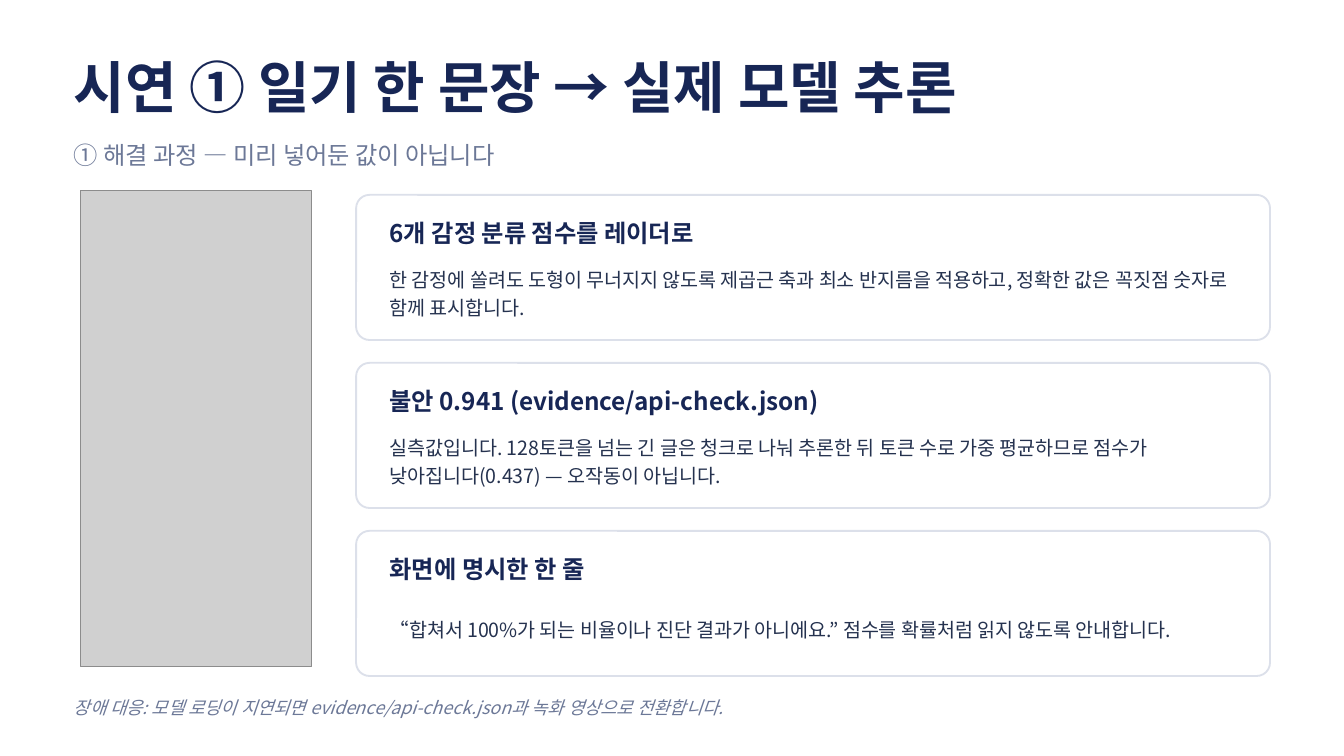
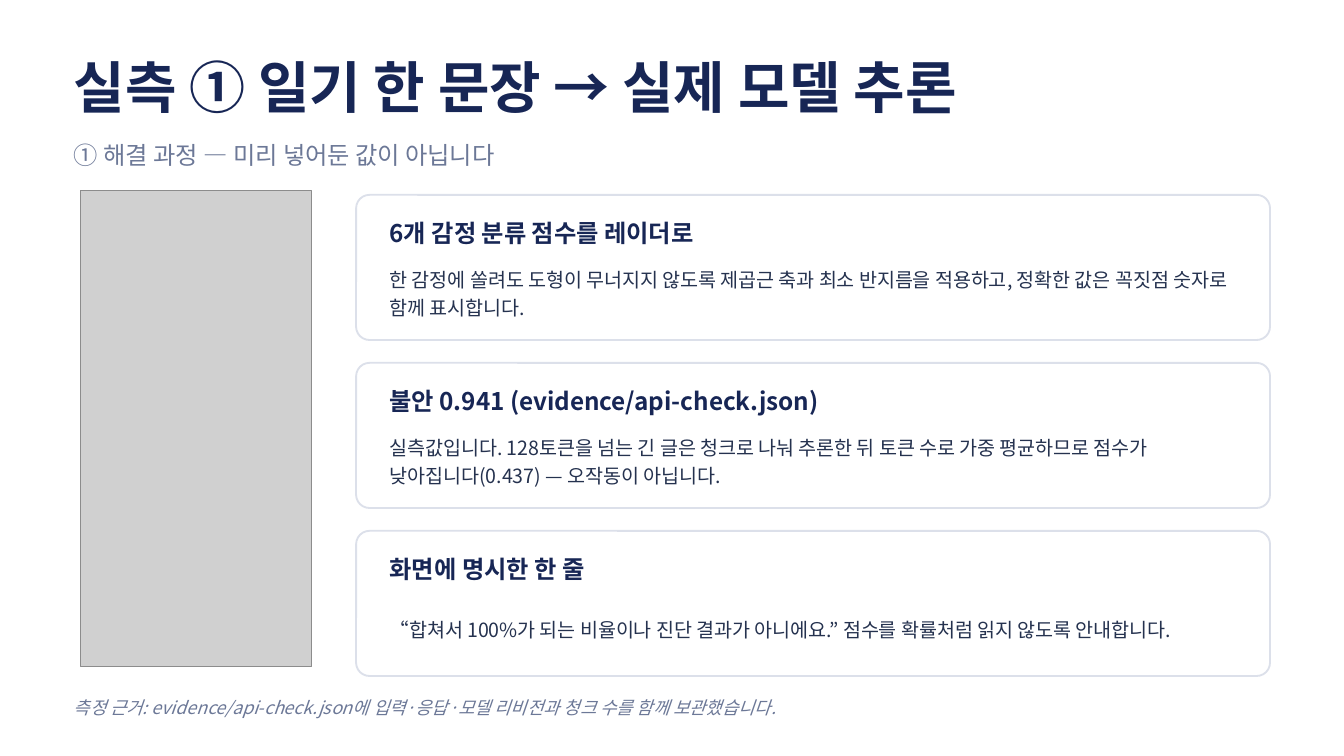
Before and after one commit to codyssey-seungmin/M2-1, a slide deck: slide 7 of docs/presentation.pptx. Drawn at 1344x756 pixels with LibreOffice and Linux fonts; fonts in the diff are those of the drawing; grey boxes stand for pictures. Boxes give left, top, right and bottom in pixels: in the first picture for what was removed or moved away, otherwise in the second. Text is boxed around its words. In the diff, an @@ line names an element or a change of style, - is before the commit and + after.

```diff
--- a/docs/presentation.pptx
+++ b/docs/presentation.pptx
@@ text at box(74, 60, 957, 114): text changed @@
-시연 ① 일기 한 문장 → 실제 모델 추론
+실측 ① 일기 한 문장 → 실제 모델 추론
@@ text at box(74, 699, 776, 718): text changed @@
-장애 대응: 모델 로딩이 지연되면 evidence/api-check.json과 녹화 영상으로 전환합니다.
+측정 근거: evidence/api-check.json에 입력·응답·모델 리비전과 청크 수를 함께 보관했습니다.
```
Also in this commit, not shown: 9 other slides changed, 2 other files.
